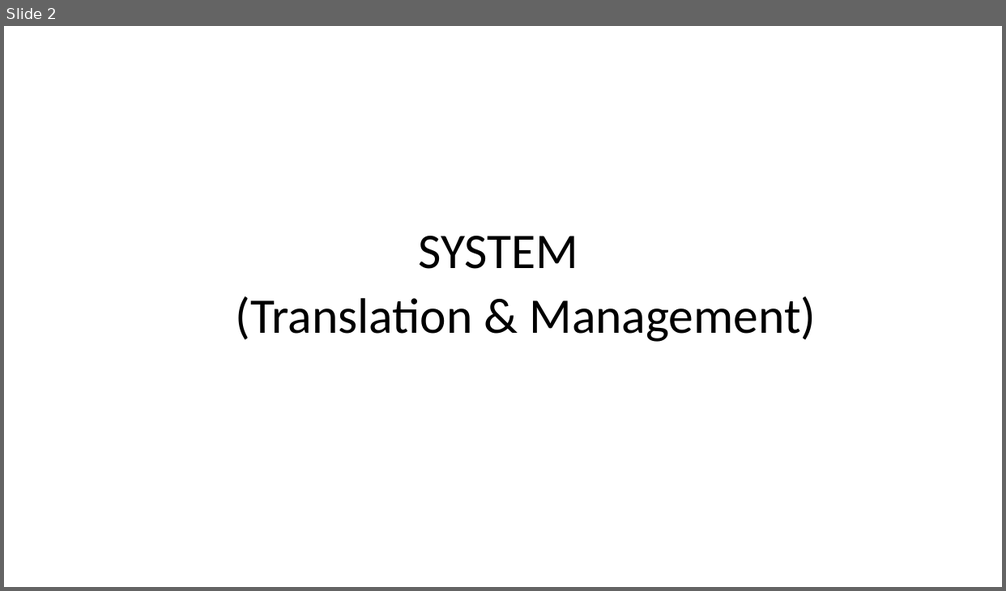
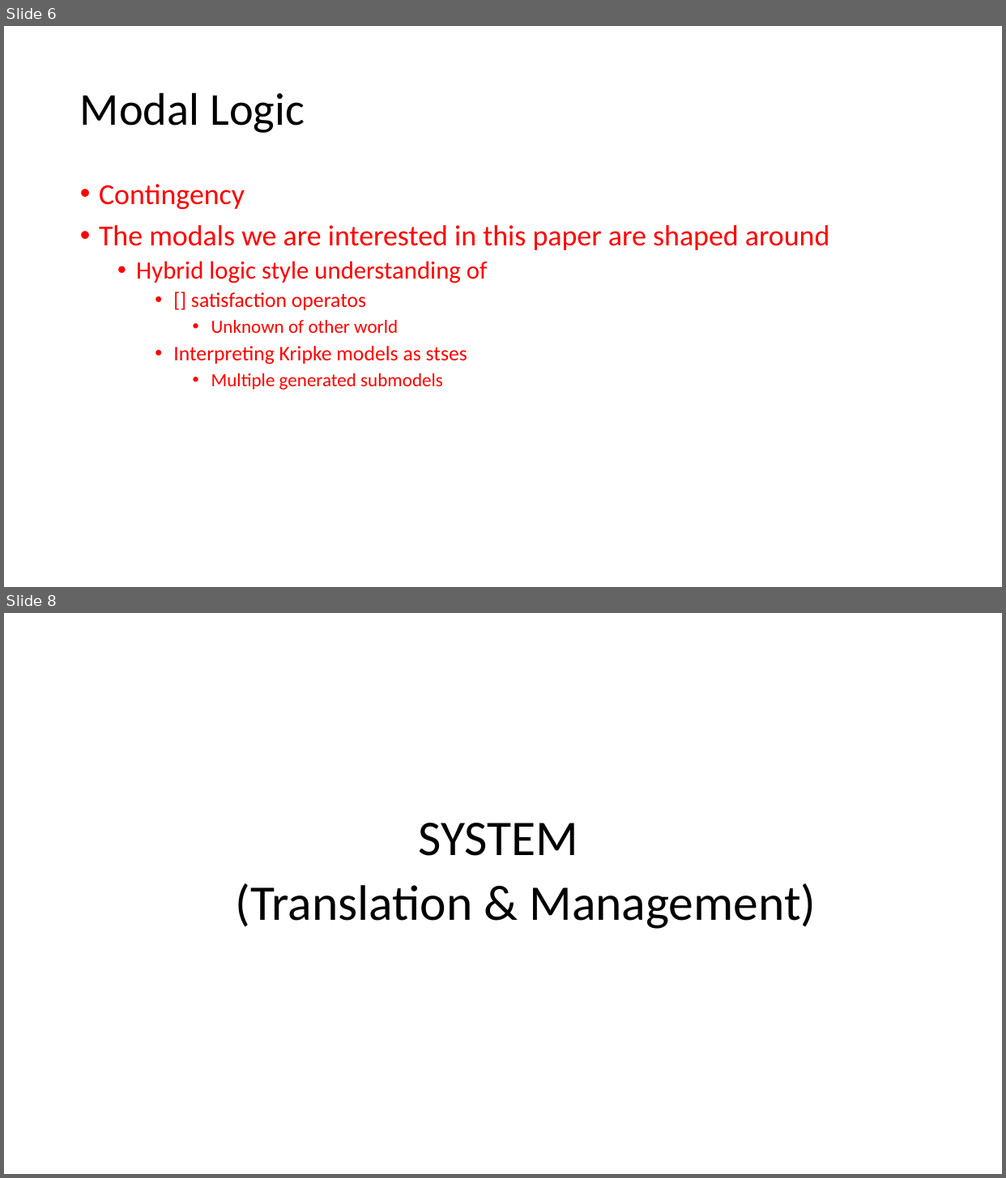
Before and after one commit to Contingent-Systems/modal_abstractions_presentations, a slide deck: thesis_proposal/proposal.pptx. Shown one above the other, each under a label of ours: slide 2 before the commit, slides 6 and 8 after it; the slides between them are not shown. The pictures are 1006x591 and 1006x1178 pixels, drawn with LibreOffice and Linux fonts; fonts in the diff are those of the drawing. Boxes give left, top, right and bottom in pixels: in the first picture for what was removed or moved away, otherwise in the second. Text is boxed around its words. In the diff, an @@ line names an element or a change of style, - is before the commit and + after.

```diff
--- a/thesis_proposal/proposal.pptx
+++ b/thesis_proposal/proposal.pptx
@@ slide 6 added at box(4, 26, 1002, 587), background #FFFFFF @@
@@ title added at box(80, 92, 305, 133), 44 pt, text #000000 @@
+Modal Logic
@@ text added at box(99, 184, 830, 390), 28 pt, text #FF0000 @@
+• Contingency
+• The modals we are interested in this paper are shaped around
+  • Hybrid logic style understanding of
+    • [] satisfaction operatos
+      • Unknown of other world
+    • Interpreting Kripke models as stses
+      • Multiple generated submodels
@@ what was slide 2 is now slide 8 @@
```
Also in this commit, not shown: 2 slides changed, 12 other slides added.
